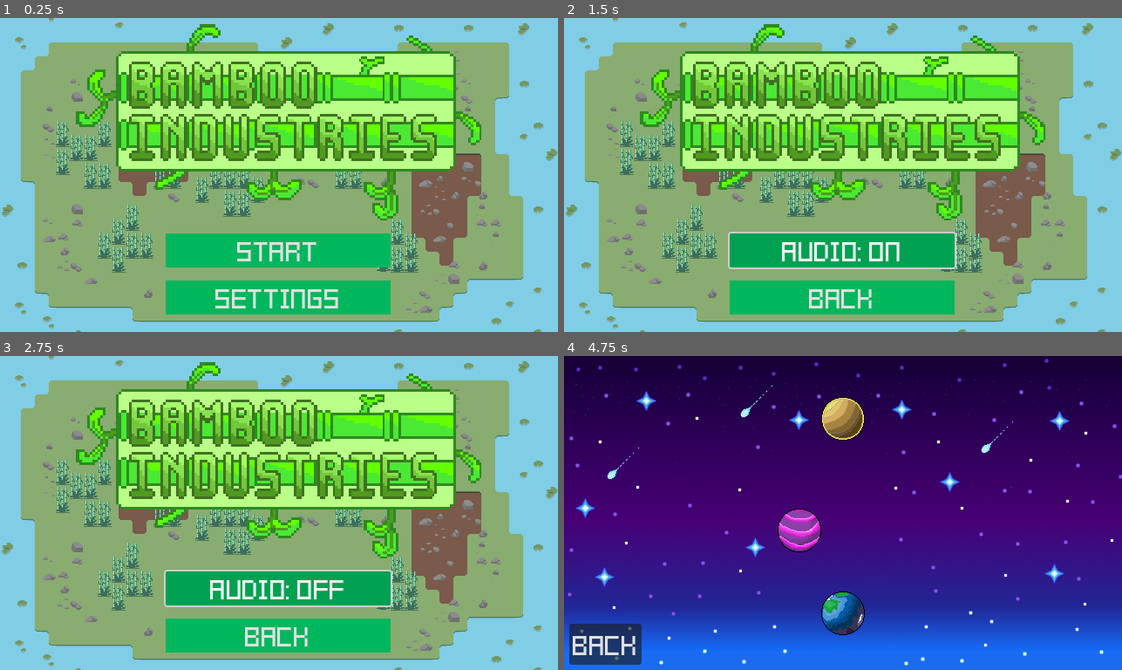
Above: before the commit, frames 1-4 (two rows, left to right).
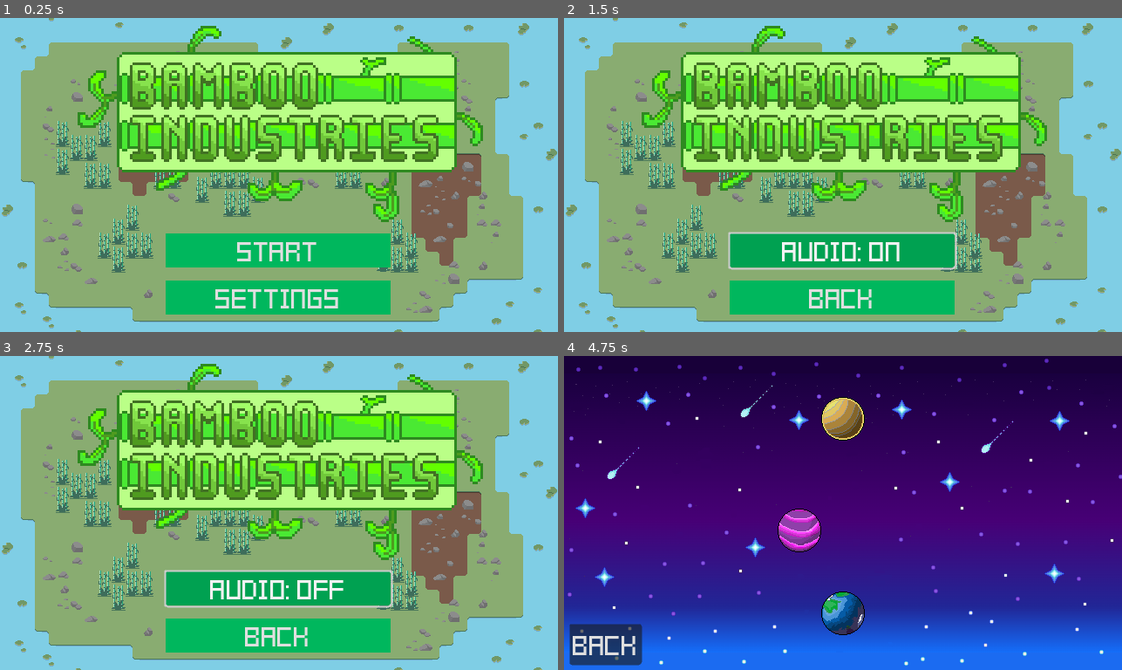
Above: after the commit, the same moments.

Repository: Hyper-Burner/GMTK-Game-Jam-2024
Game: Godot game, scene res://Menu_Scenes/Scenes/menu.tscn
Same seed, same stepped clock (60 frames per second), same inputs: the game is played once before the commit and once after it.
Inputs (mouse positions are in pixels of both pictures, inside the frame that each line leads up to):
- Up to frame 1 (0.25 s): no input
- Up to frame 2 (1.5 s): click "Settings" at 0.5 s; click "Audio: OFF" at 1.25 s
- Up to frame 3 (2.75 s): click "Audio: ON" at 2 s
- Up to frame 4 (4.75 s): click "Back" at 2.75 s; click "Start" at 3.5 s; move the mouse to (965, 497) at 4.27 s; press the mouse at (965, 497) at 4.28 s; hold D (right) from 4.28 s (still down)

The runs differ from the first frame. In frame 1, 6.5% of the frame differs, in the area x 13-87%, y 1-65%; in frame 2, 7.0%, in the area x 13-87%, y 1-81%; in frame 3, 7.0%; in frame 4, 0.1%.

Commit message:
Enables/Disables Audio based on Settings

Diff:
--- /dev/null
+++ b/Audio/audio.gd
@@ -0,0 +1,7 @@
+extends AudioStreamPlayer
+var settings = JSON.parse_string(FileAccess.get_file_as_string("res://TextFile/settings.json"))
+
+# Called when the node enters the scene tree for the first time.
+func _ready() -> void:
+	if !settings["settings"][0]["audio"]:
+		volume_db = -80
--- /dev/null
+++ b/Audio/menu.gd
@@ -0,0 +1,15 @@
+extends AudioStreamPlayer
+var settings = JSON.parse_string(FileAccess.get_file_as_string("res://TextFile/settings.json"))
+
+# Called when the node enters the scene tree for the first time.
+func _ready() -> void:
+	if !settings["settings"][0]["audio"]:
+		volume_db = -80
+
+# Called every frame. 'delta' is the elapsed time since the previous frame.
+func _process(delta: float) -> void:
+	settings = JSON.parse_string(FileAccess.get_file_as_string("res://TextFile/settings.json"))
+	if !settings["settings"][0]["audio"]:
+		volume_db = -80
+	elif settings["settings"][0]["audio"]:
+		volume_db = -5
--- a/Menu_Scenes/Scenes/menu.tscn
+++ b/Menu_Scenes/Scenes/menu.tscn
@@ -10,6 +10,7 @@
 [ext_resource type="PackedScene" uid="uid://1pq5vhk6o3e4" path="res://Menu_Scenes/Scenes/settings.tscn" id="8_jhx0p"]
 [ext_resource type="Texture2D" uid="uid://0mppsovn6l6t" path="res://Menu_Scenes/Assets/Title1.png" id="9_l7qxo"]
 [ext_resource type="AudioStream" uid="uid://d037xmqfle2rr" path="res://Audio/menu.wav" id="10_m7t3f"]
+[ext_resource type="Script" path="res://Audio/menu.gd" id="11_jnx22"]
 
 [sub_resource type="StyleBoxFlat" id="StyleBoxFlat_7se6u"]
 bg_color = Color(2.74345e-06, 0.629811, 0.316993, 1)
@@ -241,6 +242,7 @@
 stream = ExtResource("10_m7t3f")
 volume_db = -5.0
 autoplay = true
+script = ExtResource("11_jnx22")
 
 [connection signal="button_down" from="Screen/Menu/StartButton" to="Screen/Menu/StartButton" method="_on_button_down"]
 [connection signal="button_down" from="Screen/Menu/SettingsButton" to="Screen/Menu/SettingsButton" method="_on_button_down"]
--- a/Menu_Scenes/Scenes/planets.tscn
+++ b/Menu_Scenes/Scenes/planets.tscn
@@ -10,6 +10,7 @@
 [ext_resource type="Texture2D" uid="uid://drqds0586fe7p" path="res://Menu_Scenes/Assets/Planet_3.png" id="8_w3xah"]
 [ext_resource type="Script" path="res://Menu_Scenes/Scripts/camera.gd" id="9_ostub"]
 [ext_resource type="Texture2D" uid="uid://sfk4feoxvn58" path="res://Menu_Scenes/Assets/Black_screen.png" id="10_16ot6"]
+[ext_resource type="Script" path="res://Audio/audio.gd" id="11_1n6h3"]
 
 [node name="Planets" type="Control"]
 layout_mode = 3
@@ -97,12 +98,13 @@
 [node name="BlackScreen" type="Sprite2D" parent="Camera"]
 visible = false
 z_index = -2
-position = Vector2(1.19209e-07, 5.96046e-08)
+position = Vector2(-334, -195)
 scale = Vector2(670.25, 369.25)
 texture = ExtResource("10_16ot6")
 
 [node name="AudioStreamPlayer" type="AudioStreamPlayer" parent="Camera"]
 volume_db = -5.0
+script = ExtResource("11_1n6h3")
 
 [connection signal="button_down" from="Background/BackButton" to="Background/BackButton" method="_on_button_down"]
 [connection signal="button_down" from="Background/Planet1" to="Camera" method="_on_planet_1_button_down"]
--- a/Planets/Planet1.tscn
+++ b/Planets/Planet1.tscn
@@ -8,6 +8,7 @@
 [ext_resource type="PackedScene" uid="uid://dnprenoh50sw6" path="res://Components/follow_mouse.tscn" id="6_bxxsj"]
 [ext_resource type="Texture2D" uid="uid://by10chjorf30r" path="res://Machines/sprites/planet1machines.png" id="7_avf81"]
 [ext_resource type="AudioStream" uid="uid://cenl0kgw0q30q" path="res://Audio/planet_1.wav" id="8_8u41l"]
+[ext_resource type="Script" path="res://Audio/audio.gd" id="9_03x0m"]
 
 [sub_resource type="TileSetAtlasSource" id="TileSetAtlasSource_xaxns"]
 texture = ExtResource("1_07s2c")
@@ -1239,3 +1240,4 @@
 stream = ExtResource("8_8u41l")
 volume_db = -5.0
 autoplay = true
+script = ExtResource("9_03x0m")
--- a/project.godot
+++ b/project.godot
@@ -89,3 +89,5 @@
 textures/canvas_textures/default_texture_filter=0
 renderer/rendering_method="gl_compatibility"
 renderer/rendering_method.mobile="gl_compatibility"
+2d/snap/snap_2d_transforms_to_pixel=true
+2d/snap/snap_2d_vertices_to_pixel=true
Not shown: 1 places in Classes/machine.tres that only renumber resources
Not shown: 1 places in Menu_Scenes/Scenes/menu.tscn that only renumber resources
Not shown: 1 places in Menu_Scenes/Scenes/planets.tscn that only renumber resources
Not shown: 1 places in Planets/Planet1.tscn that only renumber resources
Not shown, changed: Planets/Planet2.tscn
